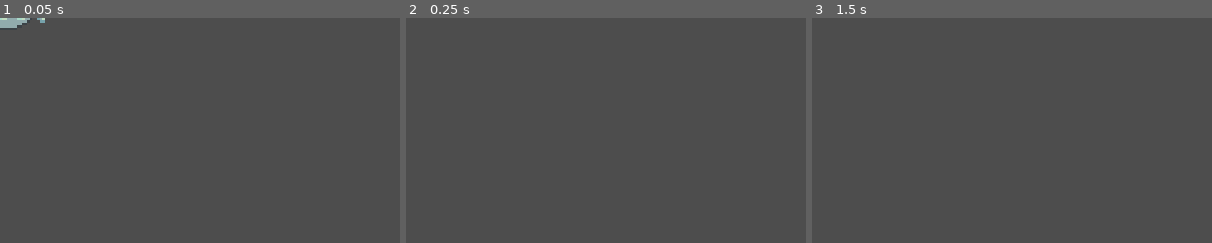
Above: before the commit, frames 1-3 (left to right).
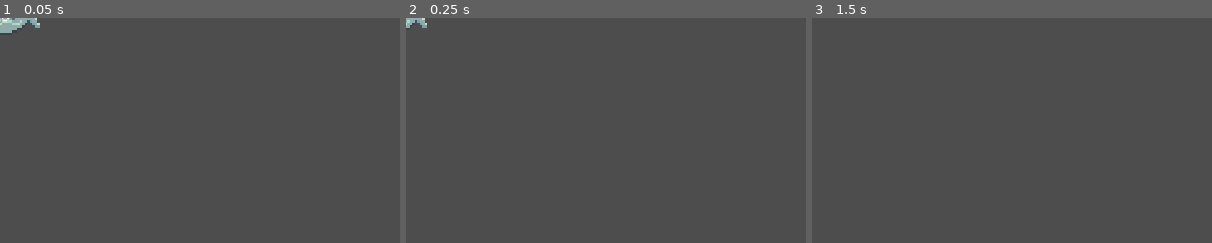
Above: after the commit, the same moments.

Repository: rjcculaway/imported-tuyo-godot
Game: Godot game, scene res://scenes/Fishes/Tawilis.tscn
The game is run twice, just before and just after one commit, with the same random seed, the same clock (stepped at 60 frames per second) and the same inputs. The project has no main scene, so this scene is started directly.
Inputs:
- Up to frame 1 (0.05 s): no input
- Up to frame 2 (0.25 s): no input
- Up to frame 3 (1.5 s): tap Enter at 0.5 s; hold A (type_letter) 0.53-1.28 s; tap Tab (reset_word) at 1.25 s; tap A (type_letter) at 1.35 s
The pictures show only the part of the screen within x 0-50%, y 0-50%; the shares and areas given below are measured in that part.

The runs differ from the first frame. In frame 1, 0.3% of the frame differs, in the area x 0-12%, y 0-7%; in frame 2, 0.2%; in frame 3, nothing differs.

Commit message:
Added fish and typeable components to fishes

Diff:
--- a/scenes/Fishes/Tawilis.tscn
+++ b/scenes/Fishes/Tawilis.tscn
@@ -14,7 +14,7 @@
 base_point_value = 5
 min_velocity_multiplier = 1.5
 max_velocity_multiplier = 2.5
-fish_velocity = Vector2(0, -64)
+fish_velocity = Vector2(-64, 0)
 sprite_speed = 0.25
 
 [node name="Sprite2D" parent="Fish" index="0"]
--- a/scenes/Fishes/Tilapia.tscn
+++ b/scenes/Fishes/Tilapia.tscn
@@ -1,7 +1,8 @@
-[gd_scene load_steps=4 format=3 uid="uid://bun5y18j58rjo"]
+[gd_scene load_steps=5 format=3 uid="uid://bun5y18j58rjo"]
 
 [ext_resource type="PackedScene" uid="uid://dnq2f567si8mc" path="res://scenes/components/Typeable.tscn" id="1_otx72"]
 [ext_resource type="Script" path="res://scenes/Fishes/Tilapia.gd" id="1_tsq4h"]
+[ext_resource type="Texture2D" uid="uid://crh5s123ow3t6" path="res://assets/graphics/tilapia.png" id="2_uk7h7"]
 [ext_resource type="PackedScene" uid="uid://dvuurnobsnvrg" path="res://scenes/components/Fish/Fish.tscn" id="3_0li77"]
 
 [node name="Tilapia" type="Node2D" groups=["fishes"]]
@@ -13,11 +14,15 @@
 base_point_value = 3
 min_velocity_multiplier = 1.25
 max_velocity_multiplier = 1.75
-fish_velocity = Vector2(0, -64)
+fish_velocity = Vector2(-64, 0)
 sprite_speed = 0.25
+
+[node name="Sprite2D" parent="Fish" index="0"]
+texture = ExtResource("2_uk7h7")
 
 [node name="Typeable" parent="Fish" instance=ExtResource("1_otx72")]
 unique_name_in_owner = true
 position = Vector2(-8, -4)
 
+[editable path="Fish"]
 [editable path="Fish/Typeable"]
